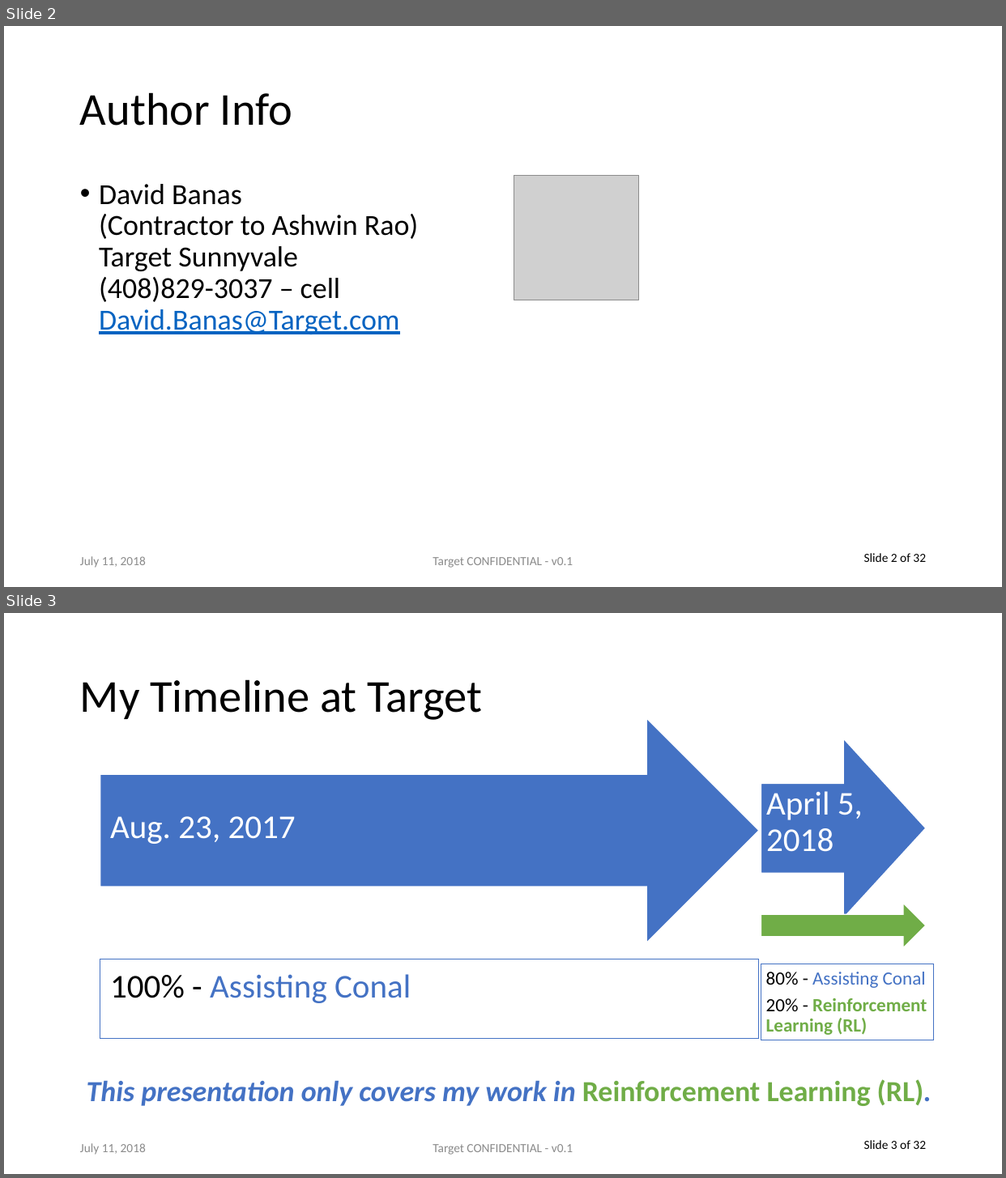
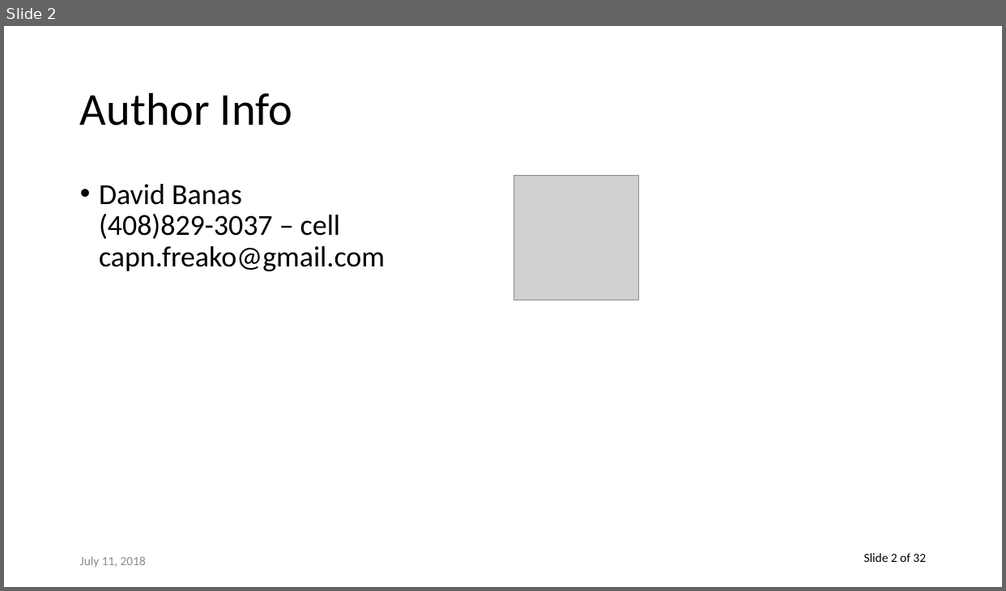
Before and after one commit to capn-freako/haskell-rl, a slide deck: GPI_Announce.pptx. Shown one above the other, each under a label of ours: slides 2 and 3 before the commit, slide 2 after it. The pictures are 1006x1178 and 1006x591 pixels, drawn with LibreOffice and Linux fonts; fonts in the diff are those of the drawing; grey boxes stand for pictures. Boxes give left, top, right and bottom in pixels: in the first picture for what was removed or moved away, otherwise in the second. Text is boxed around its words. In the diff, an @@ line names an element or a change of style, - is before the commit and + after.

```diff
--- a/GPI_Announce.pptx
+++ b/GPI_Announce.pptx
@@ slide 3 removed at (4, 613, 1002, 1174), background #FFFFFF; not listed: 1 template element that a slide beside it also shows @@
@@ title removed at (80, 679, 483, 720) @@
-My Timeline at Target
@@ right arrow removed at (761, 739, 926, 918) @@
@@ text removed at (766, 791, 863, 852) @@
-April 5, 2018
@@ right arrow removed at (761, 904, 926, 948) @@
@@ group removed at (100, 718, 760, 1039): 2 texts, 1 right arrow, 1 rectangle @@
-Aug. 23, 2017
-100% - Assisting Conal
@@ rectangle removed at (761, 964, 933, 1041) @@
@@ text removed at (766, 972, 927, 1035) @@
-80% - Assisting Conal
-20% - Reinforcement Learning (RL)
@@ text removed at (87, 1080, 931, 1106) @@
-This presentation only covers my work in Reinforcement Learning (RL).
@@ text removed at (80, 1144, 146, 1155) @@
-July 11, 2018
@@ text removed at (432, 1144, 573, 1155) @@
-Target CONFIDENTIAL - v0.1
@@ slide 2 changed as well @@
@@ text at (99, 184, 385, 271): text changed @@
-• David Banas
-  (Contractor to Ashwin Rao)
-  Target Sunnyvale
-  (408)829-3037 – cell
-  David.Banas@Target.com
+• David Banas
+  (408)829-3037 – cell
+  capn.freako@gmail.com
@@ text removed at (432, 557, 573, 568) @@
-Target CONFIDENTIAL - v0.1
```
Also in this commit, not shown: 28 other slides changed, 2 other slides removed, 45 other files.
